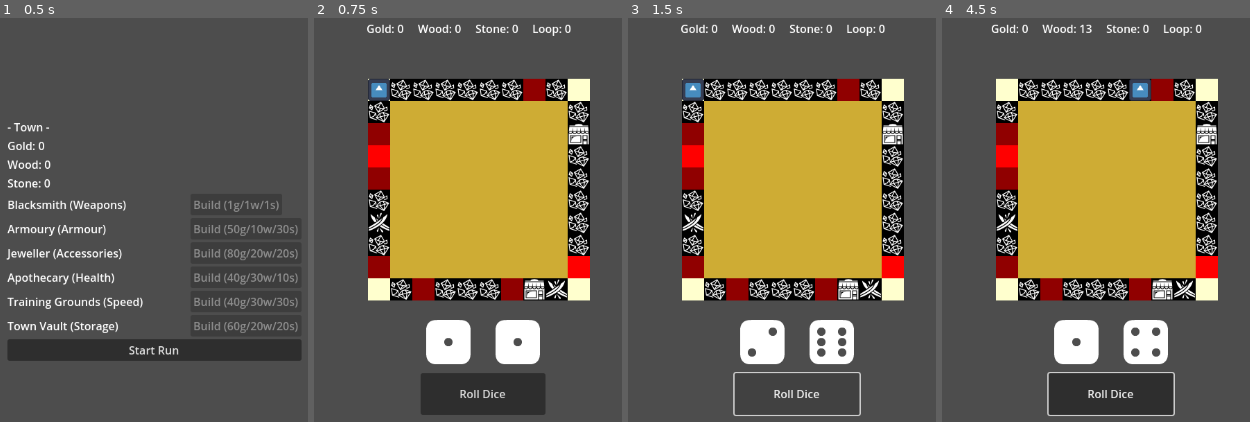
Above: before the commit, frames 1-4 (left to right).
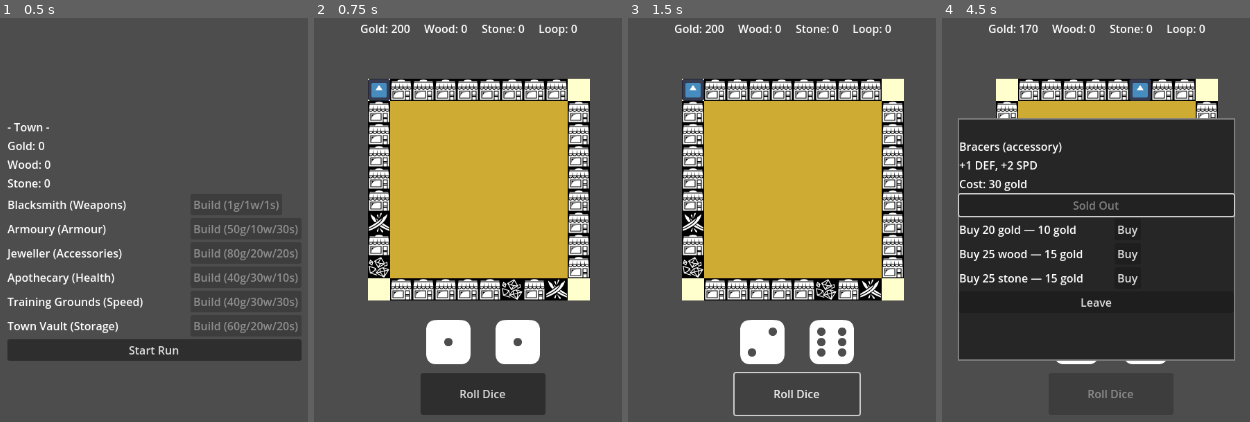
Above: after the commit, the same moments.

Repository: pescmy/HeRoll
Game: Godot game, scene res://scene/town.tscn
Same seed, same stepped clock (60 frames per second), same inputs: the game is played once before the commit and once after it. The engine's default icon, where the game draws it, is replaced by a stand-in: a white triangle on a blue panel in a dark square.
Inputs (mouse positions are in pixels of both pictures, inside the frame that each line leads up to):
- Up to frame 1 (0.5 s): no input
- Up to frame 2 (0.75 s): click "Start Run" at 0.5 s
- Up to frame 3 (1.5 s): click "Roll Dice" at 1.25 s
- Up to frame 4 (4.5 s): click "Roll Dice" at 2 s; click "Roll Dice" at 2.75 s; tap Enter (ui_accept) at 3.5, 3.77 s; hold R (roll dice) 3.53-4.25 s; click (1096, 203) at 4.25 s, where only the run after the commit has a clickable "Buy"

Frame 1 is identical in both runs. In frame 2, 10% of the frame differs, in the area x 15-90%, y 1-71%; in frame 3, 10%; in frame 4, 57%, in the area x 5-96%, y 1-99%.

Commit message:
add in shop functionality

Diff:
--- a/scene/game.tscn
+++ b/scene/game.tscn
@@ -8,6 +8,7 @@
 [ext_resource type="PackedScene" uid="uid://diir4e6rkfil8" path="res://scene/start_tile_ui.tscn" id="6_xlg7c"]
 [ext_resource type="PackedScene" uid="uid://lccjk25vggef" path="res://scene/resource_display.tscn" id="7_qpk70"]
 [ext_resource type="PackedScene" uid="uid://dyblpd0tcjwhv" path="res://scene/inventory_ui.tscn" id="8_ll5lq"]
+[ext_resource type="PackedScene" uid="uid://rkgsegodofue" path="res://scene/shop_ui.tscn" id="9_17rxn"]
 
 [node name="Game" type="Node2D"]
 script = ExtResource("1_xlg7c")
@@ -38,3 +39,5 @@
 [node name="ResourceDisplay" parent="." instance=ExtResource("7_qpk70")]
 
 [node name="InventoryUI" parent="." instance=ExtResource("8_ll5lq")]
+
+[node name="ShopUI" parent="." instance=ExtResource("9_17rxn")]
--- /dev/null
+++ b/scene/shop_ui.tscn
@@ -0,0 +1,64 @@
+[gd_scene load_steps=3 format=3 uid="uid://rkgsegodofue"]
+
+[ext_resource type="Script" uid="uid://beaqofrh18j86" path="res://scripts/shop_ui.gd" id="1_o15kr"]
+
+[sub_resource type="StyleBoxLine" id="StyleBoxLine_o15kr"]
+color = Color(0.14902, 0.14902, 0.14902, 1)
+
+[node name="ShopUI" type="CanvasLayer"]
+script = ExtResource("1_o15kr")
+
+[node name="Panel" type="Panel" parent="."]
+anchors_preset = 8
+anchor_left = 0.5
+anchor_top = 0.5
+anchor_right = 0.5
+anchor_bottom = 0.5
+offset_left = -200.0
+offset_top = -175.0
+offset_right = 200.0
+offset_bottom = 175.0
+grow_horizontal = 2
+grow_vertical = 2
+theme_override_styles/panel = SubResource("StyleBoxLine_o15kr")
+
+[node name="MarginContainer" type="MarginContainer" parent="Panel"]
+layout_mode = 1
+anchors_preset = 15
+anchor_right = 1.0
+anchor_bottom = 1.0
+grow_horizontal = 2
+grow_vertical = 2
+theme_override_constants/margin_left = 2
+theme_override_constants/margin_top = 2
+theme_override_constants/margin_right = 2
+theme_override_constants/margin_bottom = 2
+
+[node name="VBoxContainer" type="VBoxContainer" parent="Panel/MarginContainer"]
+layout_mode = 2
+
+[node name="-Shop-" type="Label" parent="Panel/MarginContainer/VBoxContainer"]
+layout_mode = 2
+
+[node name="ItemSection" type="VBoxContainer" parent="Panel/MarginContainer/VBoxContainer"]
+layout_mode = 2
+
+[node name="ItemName" type="Label" parent="Panel/MarginContainer/VBoxContainer/ItemSection"]
+layout_mode = 2
+
+[node name="ItemStats" type="Label" parent="Panel/MarginContainer/VBoxContainer/ItemSection"]
+layout_mode = 2
+
+[node name="ItemPrice" type="Label" parent="Panel/MarginContainer/VBoxContainer/ItemSection"]
+layout_mode = 2
+
+[node name="BuyItemButton" type="Button" parent="Panel/MarginContainer/VBoxContainer/ItemSection"]
+layout_mode = 2
+text = "Buy Item"
+
+[node name="ResourcesSection" type="VBoxContainer" parent="Panel/MarginContainer/VBoxContainer"]
+layout_mode = 2
+
+[node name="LeaveButton" type="Button" parent="Panel/MarginContainer/VBoxContainer"]
+layout_mode = 2
+text = "Leave"
--- a/scripts/game_controller.gd
+++ b/scripts/game_controller.gd
@@ -22,6 +22,7 @@
 	# Hook up signals
 	roll_button.pressed.connect(_on_roll_button_pressed)
 	dice_container.dice_rolled.connect(_on_dice_rolled)
+	get_node("../ShopUI").shop_closed.connect(_on_shop_closed)
 
 func _on_roll_button_pressed() -> void:
 	dice_container.roll_all_dice()
@@ -34,3 +35,6 @@
 		player_movement.move_steps(total)
 	else:
 		push_error("❌ PlayerMovement not found, cannot move player")
+
+func _on_shop_closed() -> void:
+	SaveManager.save()
--- a/scripts/game_data.gd
+++ b/scripts/game_data.gd
@@ -3,13 +3,14 @@
 var player_tile_index: int = 0
 var board_generated: bool = false
 
+#36 board tiles, 4 corner tiles safe so 32 tiles
 var tile_combat: int = 2
-var tile_shop: int = 2
-var tile_resource: int = 20
+var tile_shop: int = 28
+var tile_resource: int = 2
 var tile_types: Dictionary = {}
 
 var current_enemy_data: Array[EnemyData] = []
-var player_gold: int = 0
+#var player_gold: int = 0
 var player_current_health: int = -1
 var player_max_health: int = 100
 var inventory: Array = []
@@ -31,6 +32,8 @@
 	inventory.clear()
 	for i in range(inventory_size):
 		inventory.append({})
+	# DEBUG - remove before release
+	inventory[0] = {"name": "gold", "type": "resource", "amount": 200, "icon": "res://art/resources/coins.png"}
 
 func add_to_inventory(item_name: String, item_type: String, amount: int, icon_path: String) -> bool:
 	# Check if resource already has a slot
--- a/scripts/player_movement.gd
+++ b/scripts/player_movement.gd
@@ -120,7 +120,7 @@
 			GameData.current_enemy_data = _pick_enemy()
 			get_tree().change_scene_to_file("res://scene/battle.tscn")
 		"shop":
-			pass
+			get_tree().get_root().get_node("Game/ShopUI").open_shop()
 		"resource":
 			_on_resource_landed()
 		"safe":
--- /dev/null
+++ b/scripts/shop_ui.gd
@@ -0,0 +1,180 @@
+# shop_ui.gd
+extends CanvasLayer
+class_name ShopUI
+
+signal shop_closed
+
+const WEAPON_NAMES = ["Iron Sword", "Steel Blade", "War Axe", "Dagger", "Mace"]
+const ARMOUR_NAMES = ["Leather Armour", "Chain Mail", "Iron Plate", "Hide Vest", "Scale Mail"]
+const ACCESSORY_NAMES = ["Boots", "Ring of Power", "Amulet", "Bracers", "Lucky Charm"]
+
+const RESOURCE_BASE_PRICES = {
+	"gold": 10,
+	"wood": 15,
+	"stone": 15,
+}
+
+const RESOURCE_AMOUNTS = {
+	"gold": 20,
+	"wood": 25,
+	"stone": 25,
+}
+
+const RESOURCE_ICONS = {
+	"gold": "res://art/resources/coins.png",
+	"wood": "res://art/resources/wood_pile.png",
+	"stone": "res://art/resources/stone_pile.png",
+}
+
+var shop_item: Item = null
+
+@onready var item_name_label: Label = $Panel/MarginContainer/VBoxContainer/ItemSection/ItemName
+@onready var item_stats_label: Label = $Panel/MarginContainer/VBoxContainer/ItemSection/ItemStats
+@onready var item_price_label: Label = $Panel/MarginContainer/VBoxContainer/ItemSection/ItemPrice
+@onready var buy_item_button: Button = $Panel/MarginContainer/VBoxContainer/ItemSection/BuyItemButton
+@onready var resources_container: VBoxContainer = $Panel/MarginContainer/VBoxContainer/ResourcesSection
+@onready var leave_button: Button = $Panel/MarginContainer/VBoxContainer/LeaveButton
+
+func _ready() -> void:
+	var style = StyleBoxFlat.new()
+	style.bg_color = Color(0.15, 0.15, 0.15, 1.0)
+	style.border_width_left = 2
+	style.border_width_right = 2
+	style.border_width_top = 2
+	style.border_width_bottom = 2
+	style.border_color = Color(0.5, 0.5, 0.5, 1.0)
+	$Panel.add_theme_stylebox_override("panel", style)
+
+	var viewport_size = get_viewport().get_visible_rect().size
+	var panel_size = Vector2(400, 350)
+	$Panel.position = (viewport_size - panel_size) / 2
+	$Panel.size = panel_size
+
+	leave_button.pressed.connect(_on_leave_pressed)
+	hide()
+
+func open_shop() -> void:
+	shop_item = _generate_item()
+	_refresh_item()
+	_refresh_resources()
+	get_tree().get_root().get_node("Game/RollButton").disabled = true
+	show()
+
+# --- Item generation ---
+func _generate_item() -> Item:
+	var types = ["weapon", "armour", "accessory"]
+	var type = types.pick_random()
+	var item = Item.new()
+	item.type = type
+
+	var budget = 3 + (GameData.loop_count * 2)
+
+	match type:
+		"weapon":
+			item.name = WEAPON_NAMES.pick_random()
+			item.strength_bonus = budget
+		"armour":
+			item.name = ARMOUR_NAMES.pick_random()
+			item.defense_bonus = randi_range(1, budget - 1)
+			item.health_bonus = (budget - item.defense_bonus) * 5
+		"accessory":
+			item.name = ACCESSORY_NAMES.pick_random()
+			var remaining = budget
+			item.speed_bonus = randi_range(0, remaining)
+			remaining -= item.speed_bonus
+			item.defense_bonus = randi_range(0, remaining)
+			remaining -= item.defense_bonus
+			item.strength_bonus = remaining
+
+	return item
+
+# --- Pricing ---
+func _get_item_price(item: Item) -> int:
+	var total = item.strength_bonus + item.defense_bonus + item.speed_bonus
+	total += int(item.health_bonus / 5.0)
+	return total * 10
+
+func _get_resource_price(resource_name: String) -> int:
+	var base = RESOURCE_BASE_PRICES.get(resource_name, 10)
+	return int(base * (1.0 + GameData.loop_count * 0.25))
+
+# --- UI refresh ---
+func _refresh_item() -> void:
+	if shop_item == null:
+		return
+	var price = _get_item_price(shop_item)
+	item_name_label.text = "%s (%s)" % [shop_item.name, shop_item.type]
+	item_stats_label.text = _get_stat_summary(shop_item)
+	item_price_label.text = "Cost: %d gold" % price
+	buy_item_button.text = "Buy"
+	buy_item_button.disabled = not _can_afford_gold(price)
+	if not buy_item_button.pressed.is_connected(_on_buy_item_pressed):
+		buy_item_button.pressed.connect(_on_buy_item_pressed)
+
+func _refresh_resources() -> void:
+	for child in resources_container.get_children():
+		child.queue_free()
+
+	for resource_name in RESOURCE_BASE_PRICES:
+		var price = _get_resource_price(resource_name)
+		var amount = RESOURCE_AMOUNTS[resource_name]
+
+		var hbox = HBoxContainer.new()
+		var label = Label.new()
+		label.text = "Buy %d %s — %d gold" % [amount, resource_name, price]
+		label.custom_minimum_size = Vector2(220, 0)
+
+		var button = Button.new()
+		button.text = "Buy"
+		button.disabled = not _can_afford_gold(price)
+		button.pressed.connect(_on_buy_resource_pressed.bind(resource_name, price, amount))
+
+		hbox.add_child(label)
+		hbox.add_child(button)
+		resources_container.add_child(hbox)
+
+# --- Button handlers ---
+func _on_buy_item_pressed() -> void:
+	var price = _get_item_price(shop_item)
+	if not _can_afford_gold(price):
+		return
+	_spend_gold(price)
+	GameData.add_to_inventory(shop_item.name, shop_item.type, 1, "res://art/resources/coins.png")
+	buy_item_button.disabled = true
+	buy_item_button.text = "Sold Out"
+	print("🛒 Bought %s for %d gold" % [shop_item.name, price])
+
+func _on_buy_resource_pressed(resource_name: String, price: int, amount: int) -> void:
+	if not _can_afford_gold(price):
+		return
+	_spend_gold(price)
+	GameData.add_to_inventory(resource_name, "resource", amount, RESOURCE_ICONS[resource_name])
+	_refresh_resources()
+	print("🛒 Bought %d %s for %d gold" % [amount, resource_name, price])
+
+func _on_leave_pressed() -> void:
+	get_tree().get_root().get_node("Game/RollButton").disabled = false
+	hide()
+	shop_closed.emit()
+
+# --- Helpers ---
+func _can_afford_gold(price: int) -> bool:
+	for slot in GameData.inventory:
+		if not slot.is_empty() and slot["name"] == "gold":
+			return slot["amount"] >= price
+	return false
+
+func _spend_gold(amount: int) -> void:
+	for slot in GameData.inventory:
+		if not slot.is_empty() and slot["name"] == "gold":
+			slot["amount"] -= amount
+			GameData.inventory_changed.emit()
+			return
+
+func _get_stat_summary(item: Item) -> String:
+	var parts = []
+	if item.strength_bonus > 0: parts.append("+%d STR" % item.strength_bonus)
+	if item.defense_bonus > 0: parts.append("+%d DEF" % item.defense_bonus)
+	if item.speed_bonus > 0: parts.append("+%d SPD" % item.speed_bonus)
+	if item.health_bonus > 0: parts.append("+%d HP" % item.health_bonus)
+	return ", ".join(parts) if parts.size() > 0 else "No bonuses"
Not shown: 1 places in scene/game.tscn that only renumber resources
Not shown, added: scripts/shop_ui.gd.uid
